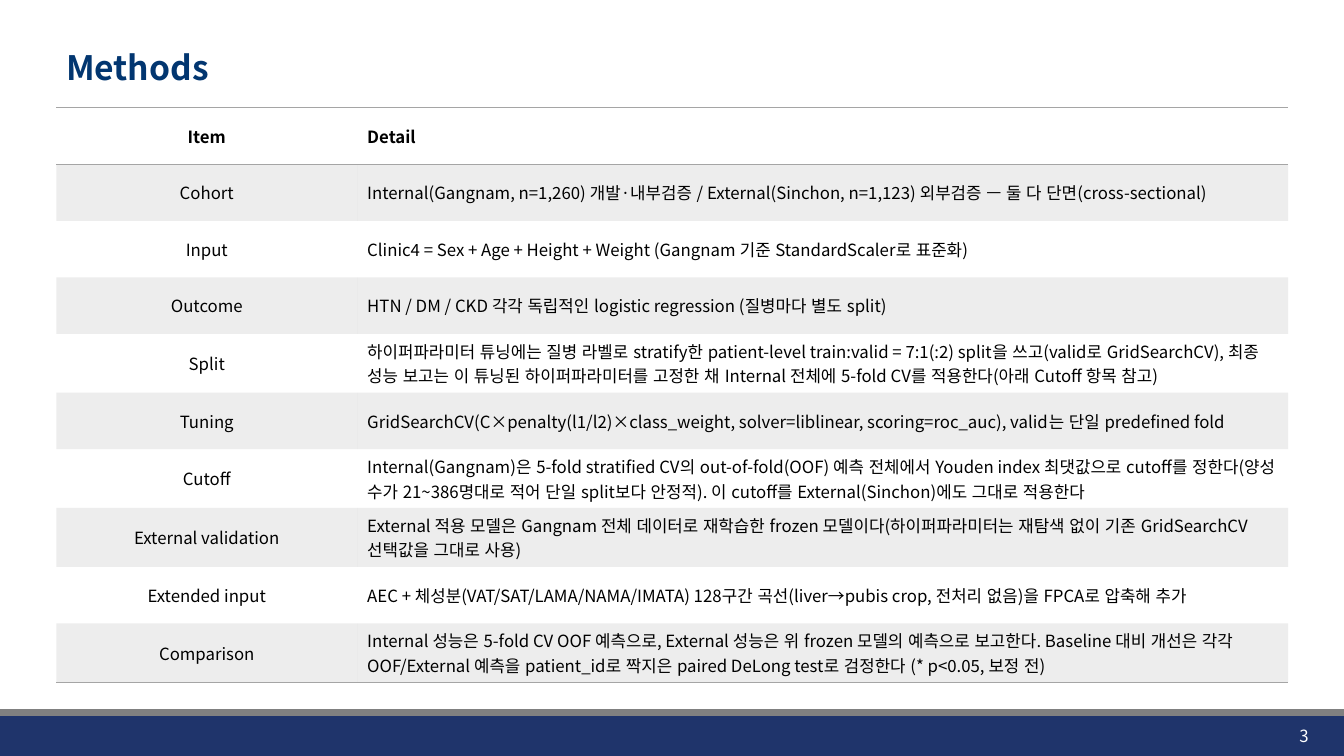
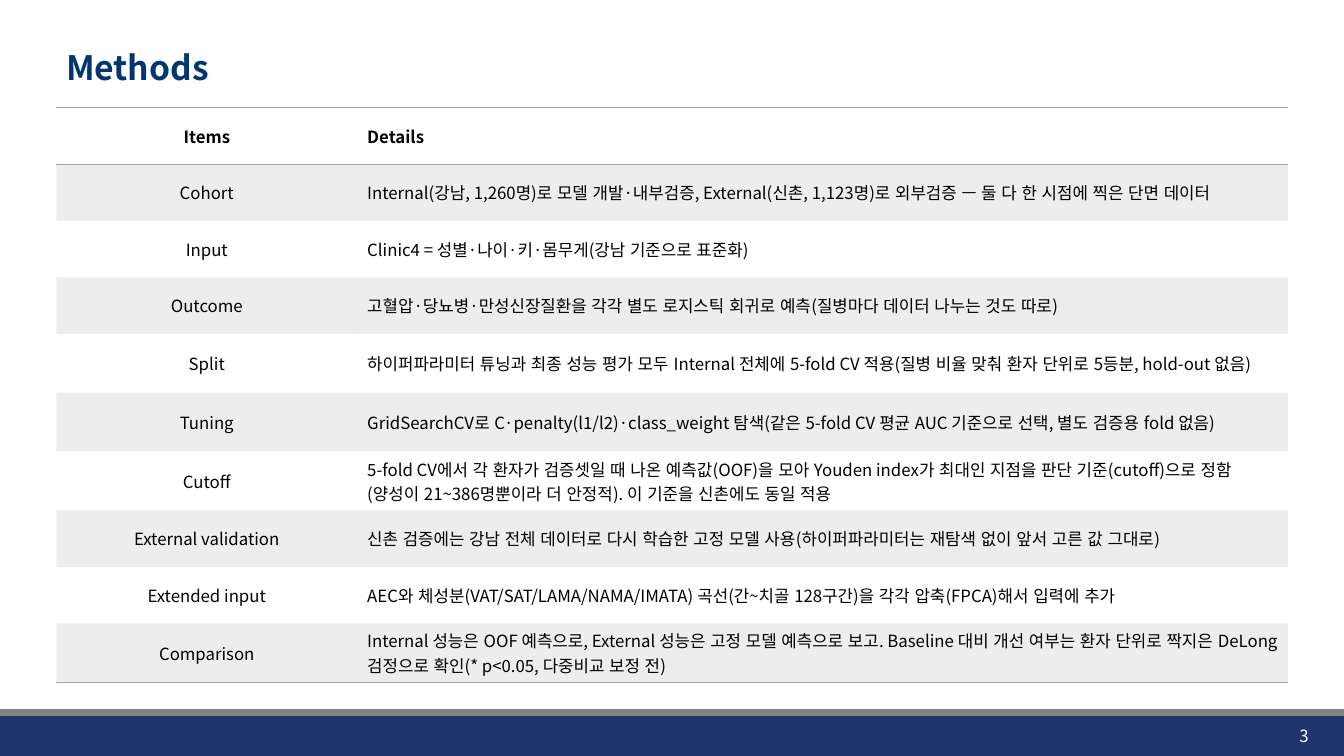
Before and after one commit to JHWannabe/Clinical_Study, a slide deck: slide 3 of docs/261002_개인연구미팅자료.pptx. Drawn at 1344x756 pixels with LibreOffice and Linux fonts; fonts in the diff are those of the drawing; background and template pictures are left out. Boxes give left, top, right and bottom in pixels: in the first picture for what was removed or moved away, otherwise in the second. Text is boxed around its words. In the diff, an @@ line names an element or a change of style, - is before the commit and + after.

Commit message:
세미나 발표자료 저널형식 재구성 및 Methods 세분화, 5-fold CV 분석 스크립트 추가
- 연구세미나발표자료.pptx: IMRaD 구조로 재구성(Introduction/Methods/Results/
  Discussion/Appendix), AEC·FPCA·TotalSegmentator 개념 설명 슬라이드 추가,
  Methods를 Study Design/Data Split/FPCA 적합/External Validation으로 분리하고
  Table 1을 Methods로 이동, 실제 데이터 기반 AEC 성별·질환별 분포 슬라이드 추가
- code/clinic4_5fold_cv.py: hold-out 대신 5-fold CV 기반 baseline/best 모델 평가
- code/clinic4_calibration_plot.py, clinic4_delta_auc_plot.py,
  clinic4_bodycomp_fpca_recovered.py: calibration/ΔAUC/체성분 FPCA 역변환 플롯 생성
- outputs/clinic4/: 위 스크립트 산출물(predictions_5fold.xlsx 등) 반영

```diff
--- a/docs/261002_개인연구미팅자료.pptx
+++ b/docs/261002_개인연구미팅자료.pptx
@@ table at (x1=56, y1=108, x2=1289, y2=680) @@
-row 1, column 1: Item
+row 1, column 1: Items
-row 1, column 2: Detail
+row 1, column 2: Details
-row 2, column 2: Internal(Gangnam, n=1,260) 개발·내부검증 / External(Sinchon, n=1,123) 외부검증 — 둘 다 단면(cross-sectional)
+row 2, column 2: Internal(강남, 1,260명)로 모델 개발·내부검증, External(신촌, 1,123명)로 외부검증 — 둘 다 한 시점에 찍은 단면 데이터
-row 3, column 2: Clinic4 = Sex + Age + Height + Weight (Gangnam 기준 StandardScaler로 표준화)
+row 3, column 2: Clinic4 = 성별·나이·키·몸무게(강남 기준으로 표준화)
-row 4, column 2: HTN / DM / CKD 각각 독립적인 logistic regression (질병마다 별도 split)
+row 4, column 2: 고혈압·당뇨병·만성신장질환을 각각 별도 로지스틱 회귀로 예측(질병마다 데이터 나누는 것도 따로)
-row 5, column 2: 하이퍼파라미터 튜닝에는 질병 라벨로 stratify한 patient-level train:valid = 7:1(:2) split을 쓰고(valid로 GridSearchCV), 최종 성능 보고는 이 튜닝된 하이퍼파라미터를 고정한 채 Internal 전체에 5-fold CV를 적용한다(아래 Cutoff 항목 참고)
+row 5, column 2: 하이퍼파라미터 튜닝과 최종 성능 평가 모두 Internal 전체에 5-fold CV 적용(질병 비율 맞춰 환자 단위로 5등분, hold-out 없음)
-row 6, column 2: GridSearchCV(C×penalty(l1/l2)×class_weight, solver=liblinear, scoring=roc_auc), valid는 단일 predefined fold
+row 6, column 2: GridSearchCV로 C·penalty(l1/l2)·class_weight 탐색(같은 5-fold CV 평균 AUC 기준으로 선택, 별도 검증용 fold 없음)
-row 7, column 2: Internal(Gangnam)은 5-fold stratified CV의 out-of-fold(OOF) 예측 전체에서 Youden index 최댓값으로 cutoff를 정한다(양성 수가 21~386명대로 적어 단일 split보다 안정적). 이 cutoff를 External(Sinchon)에도 그대로 적용한다
+row 7, column 2: 5-fold CV에서 각 환자가 검증셋일 때 나온 예측값(OOF)을 모아 Youden index가 최대인 지점을 판단 기준(cutoff)으로 정함(양성이 21~386명뿐이라 더 안정적). 이 기준을 신촌에도 동일 적용
-row 8, column 2: External 적용 모델은 Gangnam 전체 데이터로 재학습한 frozen 모델이다(하이퍼파라미터는 재탐색 없이 기존 GridSearchCV 선택값을 그대로 사용)
+row 8, column 2: 신촌 검증에는 강남 전체 데이터로 다시 학습한 고정 모델 사용(하이퍼파라미터는 재탐색 없이 앞서 고른 값 그대로)
-row 9, column 2: AEC + 체성분(VAT/SAT/LAMA/NAMA/IMATA) 128구간 곡선(liver→pubis crop, 전처리 없음)을 FPCA로 압축해 추가
+row 9, column 2: AEC와 체성분(VAT/SAT/LAMA/NAMA/IMATA) 곡선(간~치골 128구간)을 각각 압축(FPCA)해서 입력에 추가
-row 10, column 2: Internal 성능은 5-fold CV OOF 예측으로, External 성능은 위 frozen 모델의 예측으로 보고한다. Baseline 대비 개선은 각각 OOF/External 예측을 patient_id로 짝지은 paired DeLong test로 검정한다 (* p<0.05, 보정 전)
+row 10, column 2: Internal 성능은 OOF 예측으로, External 성능은 고정 모델 예측으로 보고. Baseline 대비 개선 여부는 환자 단위로 짝지은 DeLong 검정으로 확인(* p<0.05, 다중비교 보정 전)
```
Also in this commit, not shown: 18 other slides changed, 2 slides added, 3 slides removed, 13 other files.
